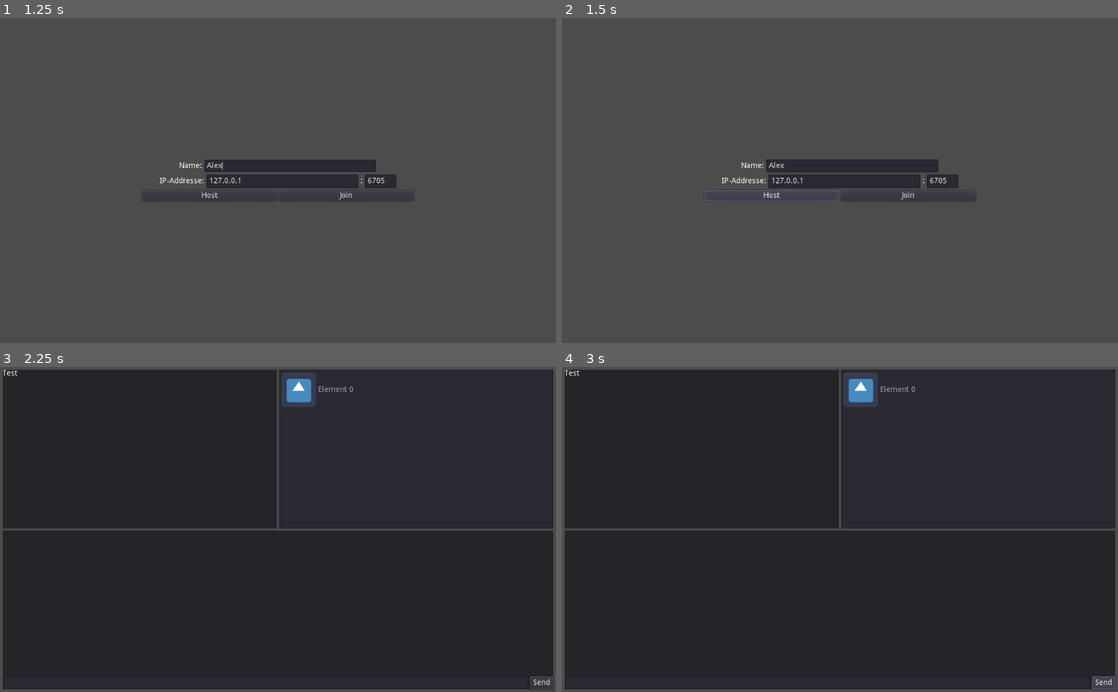
Above: before the commit, frames 1-4 (two rows, left to right).
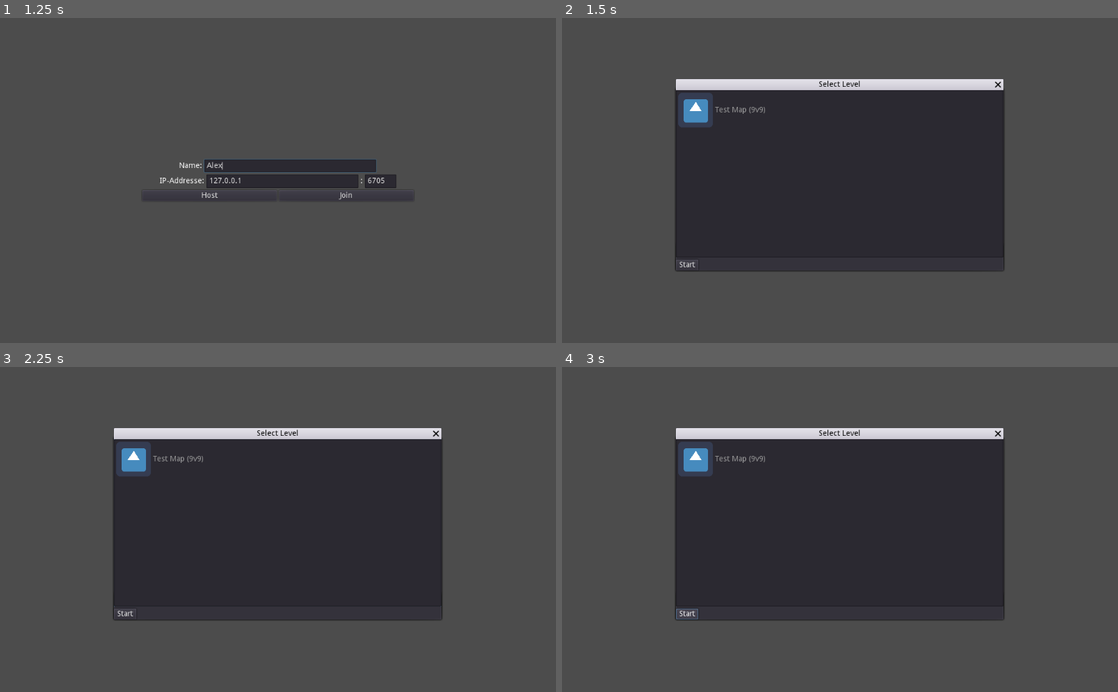
Above: after the commit, the same moments.

Repository: MrJustreborn/BattleMess
Game: Godot game, scene res://ui/main_menu.tscn
The game is run twice, just before and just after one commit, with the same random seed, the same clock (stepped at 60 frames per second) and the same inputs. The engine's default icon, where the game draws it, is replaced by a stand-in: a white triangle on a blue panel in a dark square.
Inputs (mouse positions are in pixels of both pictures, inside the frame that each line leads up to):
- Up to frame 1 (1.25 s): click (289, 167) at 0.52 s; type "Alex" at 0.6 s
- Up to frame 2 (1.5 s): click "Host" at 1.25 s
- Up to frame 3 (2.25 s): click "Join" at 2 s
- Up to frame 4 (3 s): click "Send" (after the commit: "Start") at 2.75 s

Frame 1 is identical in both runs. In frame 2, 31% of the frame differs, in the area x 20-80%, y 18-78%; in frame 3, 64%; in frame 4, 64%, in the area x 0-100%, y 0-100%.

Commit message:
Select level as master

Diff:
--- a/godot/ui/lobby.tscn
+++ b/godot/ui/lobby.tscn
@@ -36,10 +36,12 @@
 size_flags_horizontal = 3
 size_flags_vertical = 3
 
-[node name="Label" type="Label" parent="VBoxContainer/HBoxContainer/Panel"]
-margin_right = 40.0
-margin_bottom = 14.0
-text = "Test"
+[node name="ItemList" type="ItemList" parent="VBoxContainer/HBoxContainer/Panel"]
+anchor_right = 1.0
+anchor_bottom = 1.0
+size_flags_horizontal = 3
+size_flags_vertical = 3
+items = [ "Element 0", ExtResource( 2 ), false ]
 
 [node name="Panel2" type="Panel" parent="VBoxContainer/HBoxContainer"]
 margin_left = 509.0
--- a/godot/ui/main_menu.gd
+++ b/godot/ui/main_menu.gd
@@ -4,6 +4,7 @@
 onready var ip_label = get_node("VBoxContainer/HBoxContainer2/ip");
 onready var port = get_node("VBoxContainer/HBoxContainer2/port");
 onready var player_name = get_node("VBoxContainer/HBoxContainer3/name");
+onready var level_select_popup = $WindowDialog
 
 func _ready():
 	pass
@@ -15,6 +16,8 @@
 
 func _on_Host_pressed():
 	_set_address()
+	level_select_popup.popup_centered()
+	yield(level_select_popup, "hide");
 	if $"/root/network".host_server() == OK:
 		get_tree().change_scene("res://ui/lobby.tscn"); #TODO: goto lobby
 	else:
--- a/godot/ui/main_menu.tscn
+++ b/godot/ui/main_menu.tscn
@@ -1,6 +1,7 @@
-[gd_scene load_steps=2 format=2]
+[gd_scene load_steps=3 format=2]
 
 [ext_resource path="res://ui/main_menu.gd" type="Script" id=1]
+[ext_resource path="res://icon.png" type="Texture" id=2]
 
 [node name="Main_Menu" type="Control"]
 anchor_right = 1.0
@@ -144,5 +145,36 @@
 margin_bottom = 580.0
 size_flags_horizontal = 3
 size_flags_vertical = 3
+
+[node name="WindowDialog" type="WindowDialog" parent="."]
+margin_left = 188.175
+margin_top = 114.854
+margin_right = 791.175
+margin_bottom = 447.854
+window_title = "Select Level"
+resizable = true
+
+[node name="VBoxContainer" type="VBoxContainer" parent="WindowDialog"]
+anchor_right = 1.0
+anchor_bottom = 1.0
+size_flags_horizontal = 3
+size_flags_vertical = 3
+
+[node name="ItemList" type="ItemList" parent="WindowDialog/VBoxContainer"]
+margin_right = 603.0
+margin_bottom = 309.0
+size_flags_horizontal = 3
+size_flags_vertical = 3
+items = [ "Test Map (9v9)", ExtResource( 2 ), false ]
+
+[node name="HBoxContainer" type="HBoxContainer" parent="WindowDialog/VBoxContainer"]
+margin_top = 313.0
+margin_right = 603.0
+margin_bottom = 333.0
+
+[node name="Button" type="Button" parent="WindowDialog/VBoxContainer/HBoxContainer"]
+margin_right = 41.0
+margin_bottom = 20.0
+text = "Start"
 [connection signal="pressed" from="VBoxContainer/HBoxContainer/Host" to="." method="_on_Host_pressed"]
 [connection signal="pressed" from="VBoxContainer/HBoxContainer/Join" to="." method="_on_Join_pressed"]
